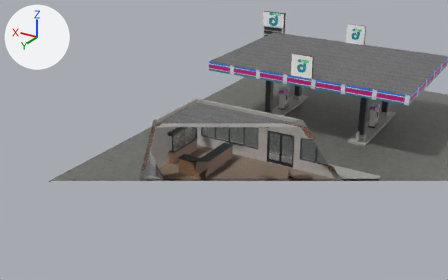
What one commit did to the Blender file LEAProjektKarinaLasse/Blender/GasStation.blend.
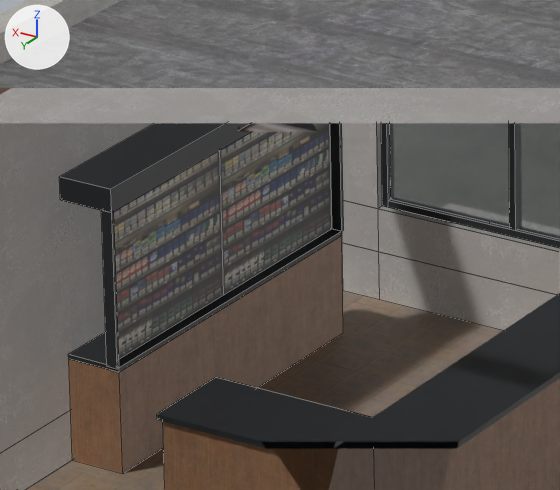
There are two pictures of each version: one whole from a 50 mm lens placed at (-19.31, 39.22, 20.63), pointed at (3.6, 1.04, 1.54), one close up on the part from 36% to 49% of the width and 41% to 59% of the height. Every picture has the same lights, and +X, +Y and +Z are marked at upper left. The older version's two pictures come first. The close-ups show mesh edges as thin lines. Everything nearer to the camera than a plane just in front of the edit is cut away.

Script lines for the objects in view, before the commit:
```python
me_gs_building_glass = bpy.data.meshes.new('GS_Building_Glass')
me_gs_building_glass.from_pydata(...)  # 72 vertices, 18 faces; spans x -6.19..6.76, y 0.12..8.69, z 1.06..2.74
me_gs_building_glass.materials.append(mat_glass)  # greyish cyan #3f4b50
me_gs_cigaretteshelf = bpy.data.meshes.new('GS_CigaretteShelf')
me_gs_cigaretteshelf.from_pydata(...)  # 104 vertices, 26 faces; spans x 6.12..6.62, y 0.97..4.28, z 0.15..2.65
# faces by material slot: [4, 20, 2]
me_gs_cigaretteshelf.materials.append(mat_wood_02)  # picture img_wood_02_jpg
me_gs_cigaretteshelf.materials.append(mat_metal_04)  # picture img_metal_04_jpg
me_gs_cigaretteshelf.materials.append(mat_cigars)  # picture img_cigars_png
# before: 49 (6.22, 0.97, 1.09), 50 (6.22, 0.97, 2.45), 52 (6.22, 1.0, 1.09) at pixel (331, 228), 55 (6.22, 1.0, 2.45), 57 (6.22, 0.97, 2.45)
# before: 58 (6.22, 1.0, 2.45), 61 (6.22, 1.0, 1.09) at pixel (331, 228), 62 (6.22, 0.97, 1.09)
# before: 69 (6.22, 4.25, 1.09), 70 (6.22, 4.25, 2.45), 72 (6.22, 4.28, 1.09) at pixel (106, 366), 75 (6.22, 4.28, 2.45) at pixel (101, 210), 77 (6.22, 4.25, 2.45)
# before: 78 (6.22, 4.28, 2.45) at pixel (101, 210), 81 (6.22, 4.28, 1.09) at pixel (106, 366), 82 (6.22, 4.25, 1.09)
me_gs_counter = bpy.data.meshes.new('GS_Counter')
me_gs_counter.from_pydata(...)  # 88 vertices, 22 faces; spans x 2.75..5.03, y 1.1..5.28, z 0.15..1.35
# faces by material slot: [7, 15]
me_gs_counter.materials.append(mat_wood_02)  # picture img_wood_02_jpg
me_gs_counter.materials.append(mat_metal_04)  # picture img_metal_04_jpg
ob_gs_building_glass = bpy.data.objects.new('GS_Building_Glass', me_gs_building_glass)
ob_gs_building_glass.location = (0.0, 0.0, 0.0)
ob_gs_cigaretteshelf = bpy.data.objects.new('GS_CigaretteShelf', me_gs_cigaretteshelf)
ob_gs_cigaretteshelf.location = (0.0, 0.0, 0.0)
ob_gs_counter = bpy.data.objects.new('GS_Counter', me_gs_counter)
ob_gs_counter.location = (0.0, 0.0, 0.0)
# also in view: 'GS_CeilingLights' at (-0.5, 4.92, 3.57); 'GS_Building_Frames' at (0.07, 4.93, 1.48); 'GS_Building_Shell' at (0.0, 5.0, 2.05)
```
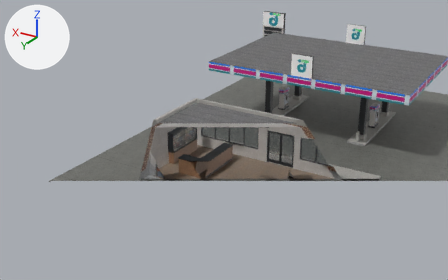
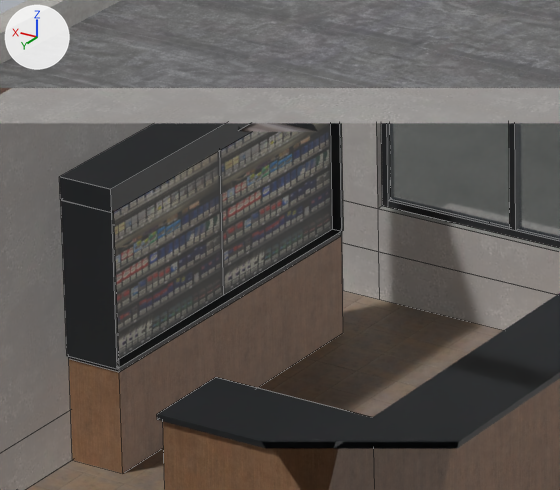
Commit message: GasStation first tests

The change in detail:
me_gs_cigaretteshelf has 104 vertices, 26 faces and spans x 6.12..6.62, y 0.97..4.28, z 0.15..2.65.
me_gs_cigaretteshelf is used by ob_gs_cigaretteshelf; location (0.0, 0.0, 0.0).
Part 1, on me_gs_cigaretteshelf:
Vertices 49, 50, 52, 55, 57, 58, 61, 62 of me_gs_cigaretteshelf move by (0.39, 0.0, 0.0).
Part 2, on me_gs_cigaretteshelf:
Vertices 69, 70, 72, 75, 77, 78, 81, 82 of me_gs_cigaretteshelf move by (0.39, 0.0, 0.0).

Boxes (x1, y1, x2, y2) around the edits, measured in the close-ups (560 x 490 px; the box of a moved part takes in the faces that stretch with it):
part 1 of me_gs_cigaretteshelf, moved or reshaped
    both: (330, 123, 342, 231)
part 2 of me_gs_cigaretteshelf, moved or reshaped
    before: (101, 210, 117, 369)
    after: (61, 200, 117, 369)
